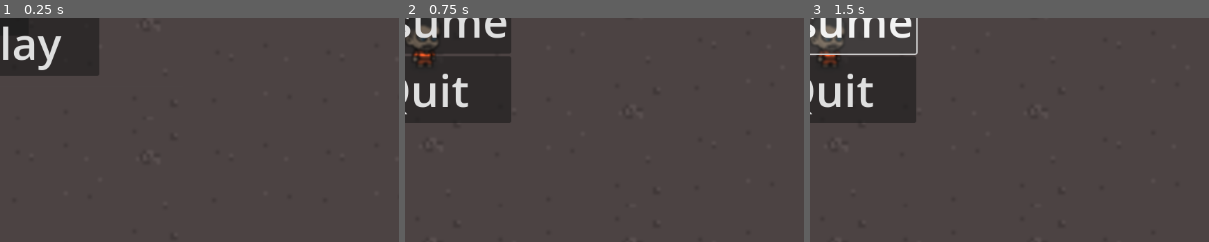
Above: before the commit, frames 1-3 (left to right).
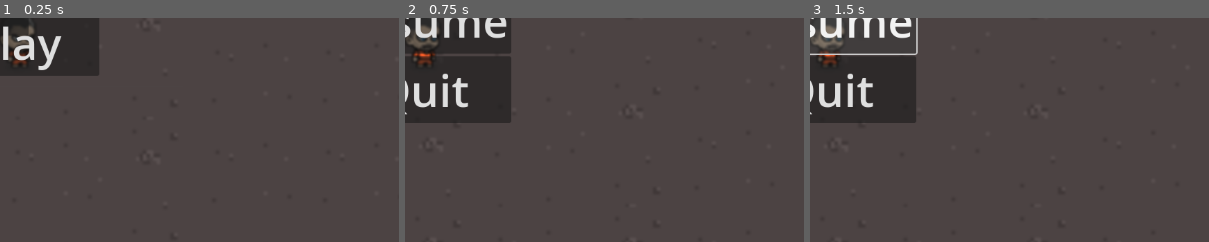
Above: after the commit, the same moments.

Repository: PrisonEscapeGame/main
Game: Godot game, scene res://main.tscn
Two runs of this game, one before a commit and one after it. Both use one fixed random seed, a clock stepped at 60 frames per second and the inputs below.
Inputs:
- Up to frame 1 (0.25 s): no input
- Up to frame 2 (0.75 s): click "Play" at 0.5 s
- Up to frame 3 (1.5 s): click "Resume" at 1.25 s
The pictures show only the part of the screen within x 48-98%, y 45-94%; the shares and areas given below are measured in that part.

The runs differ from the first frame. In frame 1, 0.3% of the frame differs, in the area x 2-9%, y 3-21%; in frame 2, nothing differs; in frame 3, nothing differs.

Commit message:
poistin screen_size rajoitukset, nyt pelaajalla voi liikkua vapaasti koko kentässä.

Diff:
--- a/player2.gd
+++ b/player2.gd
@@ -7,8 +7,7 @@
 
 # Called when the node enters the scene tree for the first time.
 func _ready():
-	screen_size = get_viewport_rect().size
-	hide()
+	pass
 
 func start(pos):
 	position = pos
@@ -33,7 +32,7 @@
 		$AnimatedSprite2D.stop()
 
 	position += velocity * delta
-	position = position.clamp(Vector2.ZERO, screen_size)
+
 	if velocity.x != 0:
 		$AnimatedSprite2D.animation = "walk"
 		$AnimatedSprite2D.flip_v = false
